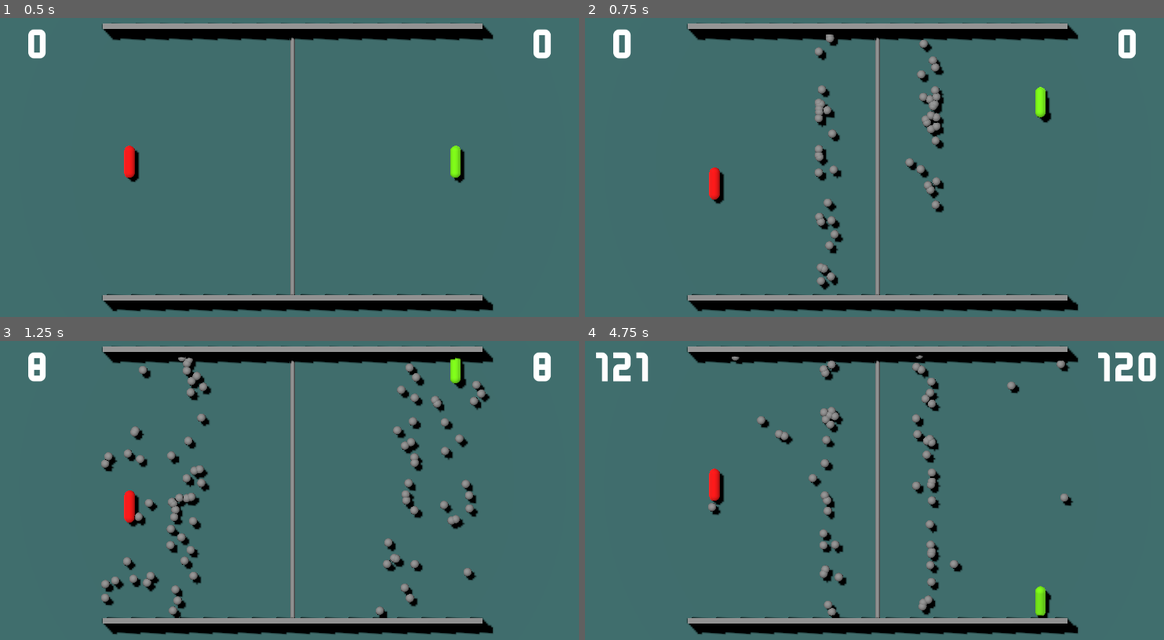
Above: before the commit, frames 1-4 (two rows, left to right).
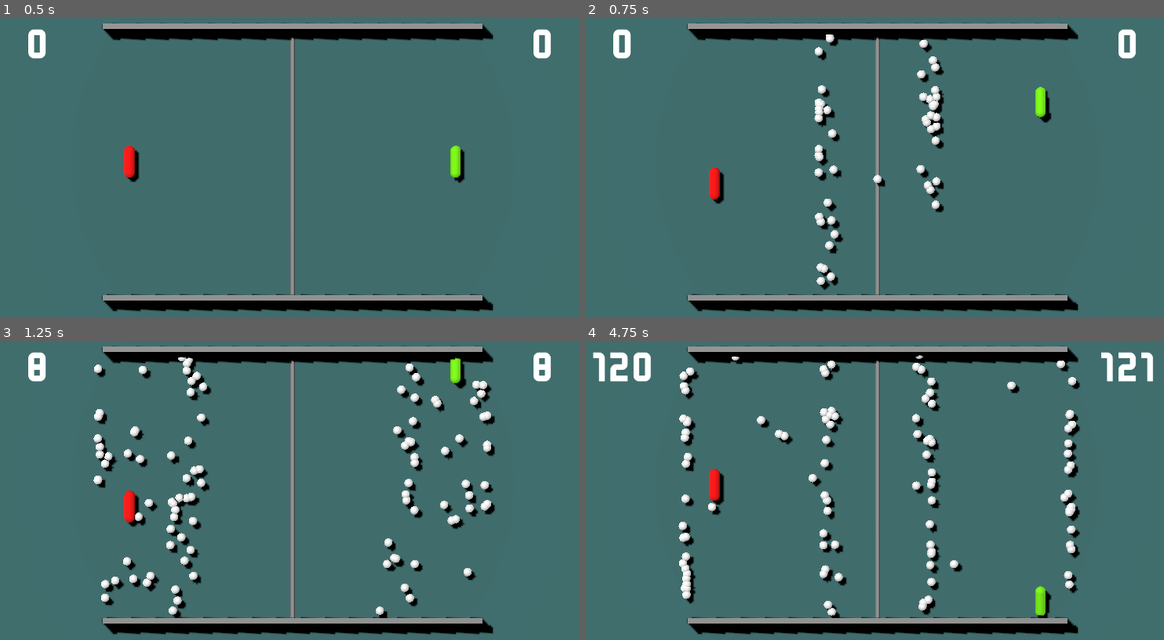
Above: after the commit, the same moments.

Repository: 5tr1k3r/tier_01_pong
Game: Godot game, scene res://game/main.tscn
Same seed, same stepped clock (60 frames per second), same inputs: the game is played once before the commit and once after it.
Inputs:
- Up to frame 1 (0.5 s): no input
- Up to frame 2 (0.75 s): tap Enter (ui_accept) at 0.5 s; hold Up (p1_move_up) from 0.53 s (still down); tap S (p2_move_down) at 0.6 s
- Up to frame 3 (1.25 s): keep holding Up (p1_move_up); tap Enter (ui_accept) at 0.77 s
- Up to frame 4 (4.75 s): release Up (p1_move_up) at 1.28 s; hold Down (p1_move_down) 1.28-2.03 s; tap W (p2_move_up) at 1.35, 2.85, 4.35 s; tap Enter (ui_accept) at 1.52, 3.02, 3.77, 4.52 s; hold Up (p1_move_up) 2.03-3.53 s; tap S (p2_move_down) at 2.1, 3.6 s; hold Down (p1_move_down) from 3.53 s (still down)

Frame 1 is identical in both runs. In frame 2, 1.5% of the frame differs, in the area x 39-62%, y 5-90%; in frame 3, 3.4%; in frame 4, 4.5%, in the area x 1-99%, y 3-92%.

Commit message:
fade out ball on death

Diff:
--- a/game/arena/score_zone/score_zone.gd
+++ b/game/arena/score_zone/score_zone.gd
@@ -8,4 +8,4 @@
 func _on_body_entered(body: Node3D) -> void:
 	if body is Ball:
 		emit_signal("player_scored", scoring_player_side)
-		body.queue_free()
+		body.die()
--- a/game/ball/ball.gd
+++ b/game/ball/ball.gd
@@ -7,10 +7,15 @@
 @onready var paddle_hit_sound: AudioStreamPlayer3D = $PaddleHitSound
 @onready var wall_hit_sound: AudioStreamPlayer3D = $WallHitSound
 @onready var high_velocity_hit_sound: AudioStreamPlayer3D = $HighVelocityHitSound
+@onready var collision_shape: CollisionShape3D = $CollisionShape3D
+@onready var mesh_instance: MeshInstance3D = $MeshInstance3D
 
 const STARTING_IMPULSE_VALUE: float = 5.0
 const HIGH_VELOCITY_THRESHOLD: float = 1.5
+const DYING_DURATION: float = 0.4
 var initial_impulse: Vector3 = Vector3.ZERO
+var is_dying: bool = false
+var unique_material: StandardMaterial3D
 
 func setup(start_position: Vector3) -> void:
 	position = start_position
@@ -25,12 +30,29 @@
 	initial_impulse = rotated_direction.normalized() * STARTING_IMPULSE_VALUE
 
 func _ready() -> void:
+	# Make the material unique so we can manipulate it and not affect other balls
+	unique_material = mesh_instance.get_active_material(0).duplicate()
+	mesh_instance.set_surface_override_material(0, unique_material)
+
 	stuck_timer.start()
 
 	if initial_impulse != Vector3.ZERO:
 		apply_central_impulse(initial_impulse)
 	else:
 		printerr("Ball added to tree, but initial impulse was not calculated!")
+
+func die() -> void:
+	if is_dying:
+		return
+
+	is_dying = true
+	freeze = true
+	collision_shape.disabled = true
+
+	var tween := create_tween()
+	tween.set_ease(Tween.EASE_IN)
+	tween.tween_property(unique_material, "albedo_color:a", 0.0, DYING_DURATION)
+	tween.tween_callback(queue_free)
 
 func _on_body_entered(body: Node) -> void:
 	var is_high_velocity_hit := linear_velocity.length() / STARTING_IMPULSE_VALUE > HIGH_VELOCITY_THRESHOLD
@@ -46,4 +68,4 @@
 func _on_stuck_timer_timeout() -> void:
 	print("BALL STUCK! BALL STUCK!")
 	emit_signal("ball_got_stuck")
-	queue_free()
+	die()
--- a/game/ball/ball.tscn
+++ b/game/ball/ball.tscn
@@ -9,7 +9,13 @@
 [sub_resource type="SphereShape3D" id="SphereShape3D_x8fbi"]
 radius = 0.08
 
+[sub_resource type="StandardMaterial3D" id="StandardMaterial3D_s334u"]
+transparency = 3
+alpha_hash_scale = 1.0
+alpha_antialiasing_mode = 0
+
 [sub_resource type="SphereMesh" id="SphereMesh_cbx31"]
+material = SubResource("StandardMaterial3D_s334u")
 radius = 0.08
 height = 0.16
 
--- a/game/main.tscn
+++ b/game/main.tscn
@@ -55,7 +55,7 @@
 [node name="UI" parent="." instance=ExtResource("6_wjctj")]
 
 [node name="BallSpawnTimer" type="Timer" parent="."]
-wait_time = 0.6
+wait_time = 0.75
 one_shot = true
 
 [node name="BallGotStuckSound" type="AudioStreamPlayer3D" parent="."]
Not shown: 1 places in game/ball/ball.tscn that only renumber resources
